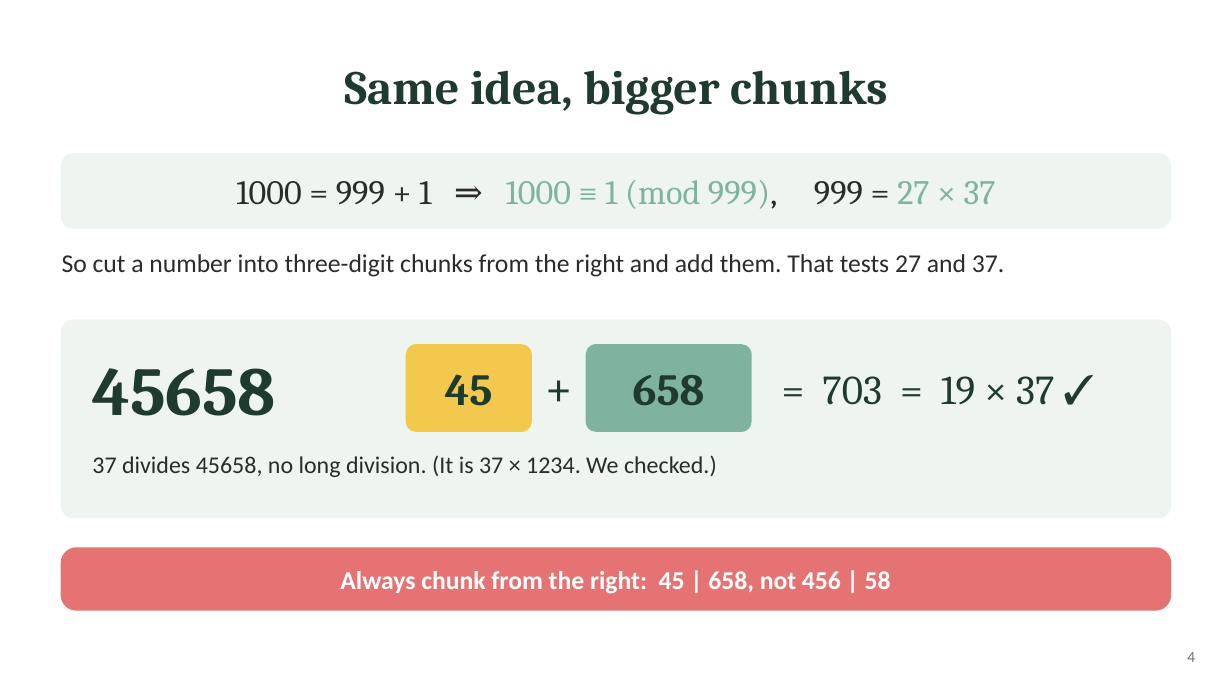
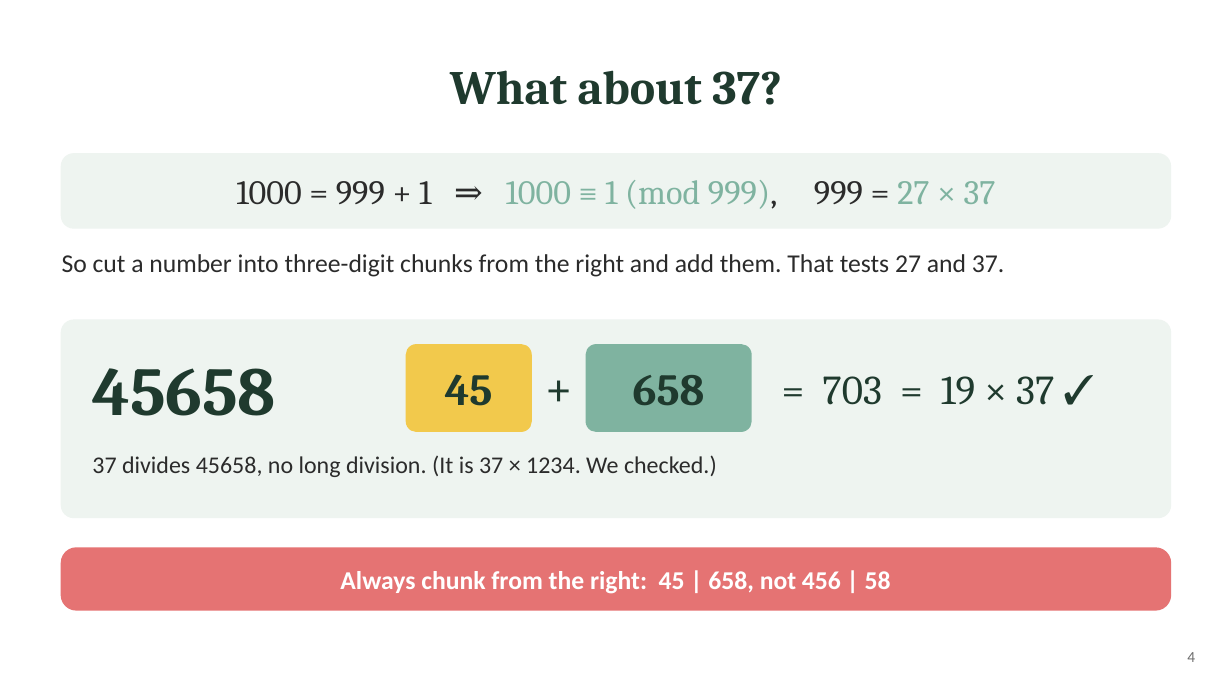
Before and after one commit to ZhihengLi0/math5248, a slide deck: slide 4 of presentation/PPT演讲版.pptx. Drawn at 1232x693 pixels with LibreOffice and Linux fonts; fonts in the diff are those of the drawing. Boxes give left, top, right and bottom in pixels: in the first picture for what was removed or moved away, otherwise in the second. Text is boxed around its words. In the diff, an @@ line names an element or a change of style, - is before the commit and + after.

```diff
--- a/presentation/PPT演讲版.pptx
+++ b/presentation/PPT演讲版.pptx
@@ title at (450, 70, 782, 105): text changed @@
-Same idea, bigger chunks
+What about 37?
```
Also in this commit, not shown: 4 other slides changed, 15 other files.
